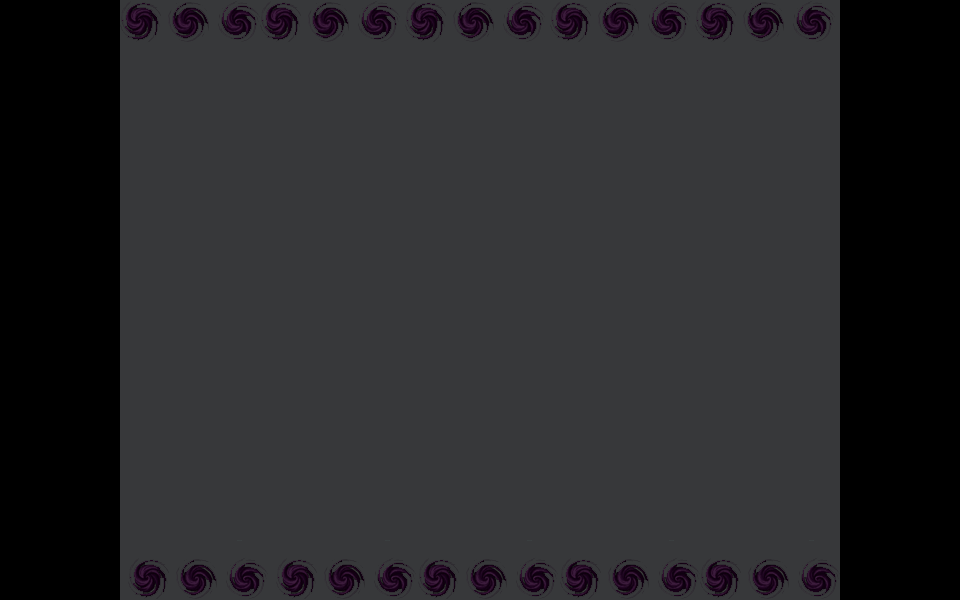
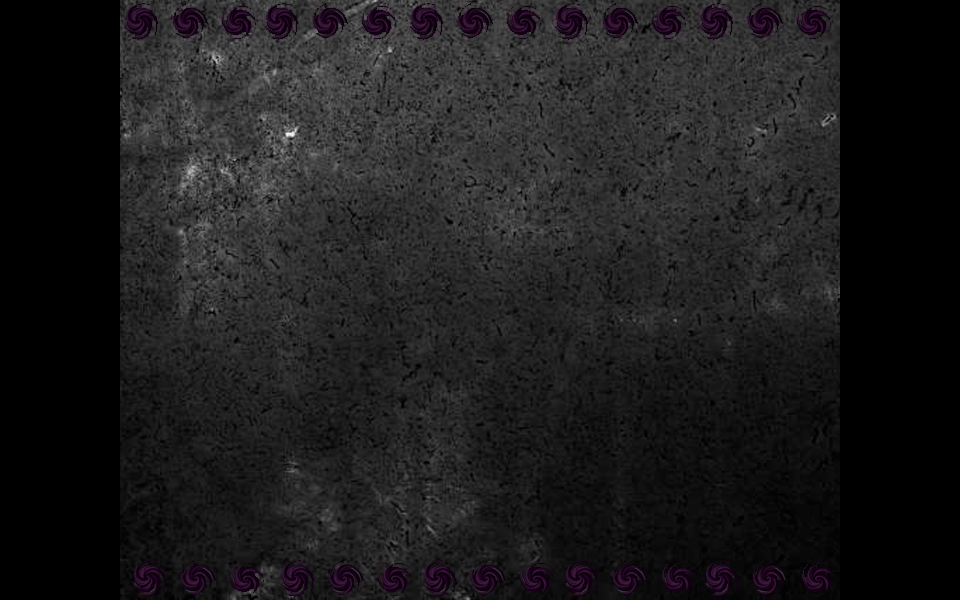
Revision of a layered 960×600 image; what changed, layer by layer:
added group "Group 2" with 2 layers above "Layer 15" over [120, 0, 840, 600]
removed layer "Rectangle 2" over [120, 0, 840, 600]
added layer "Layer 15" above "Background" over [120, 0, 840, 600]
